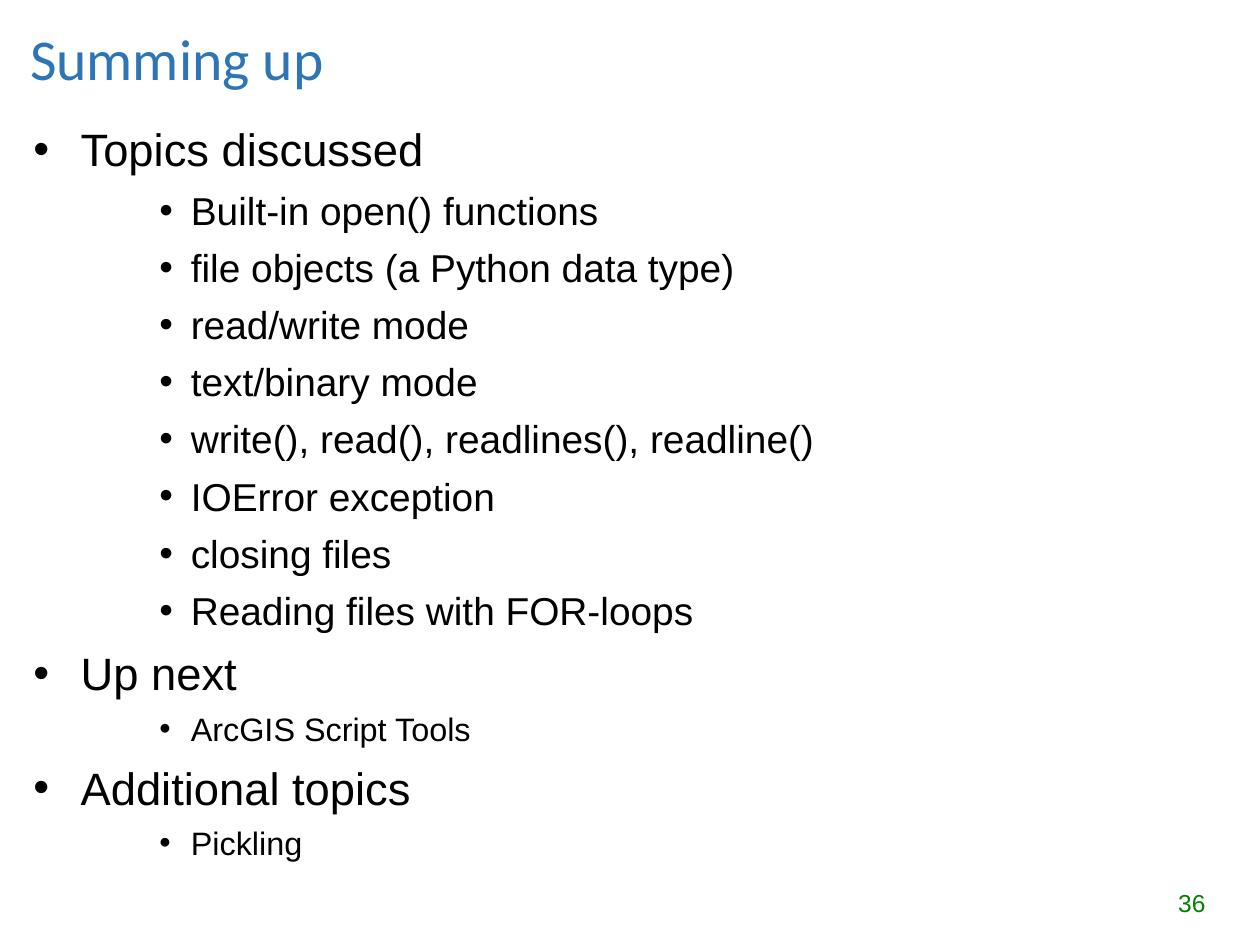
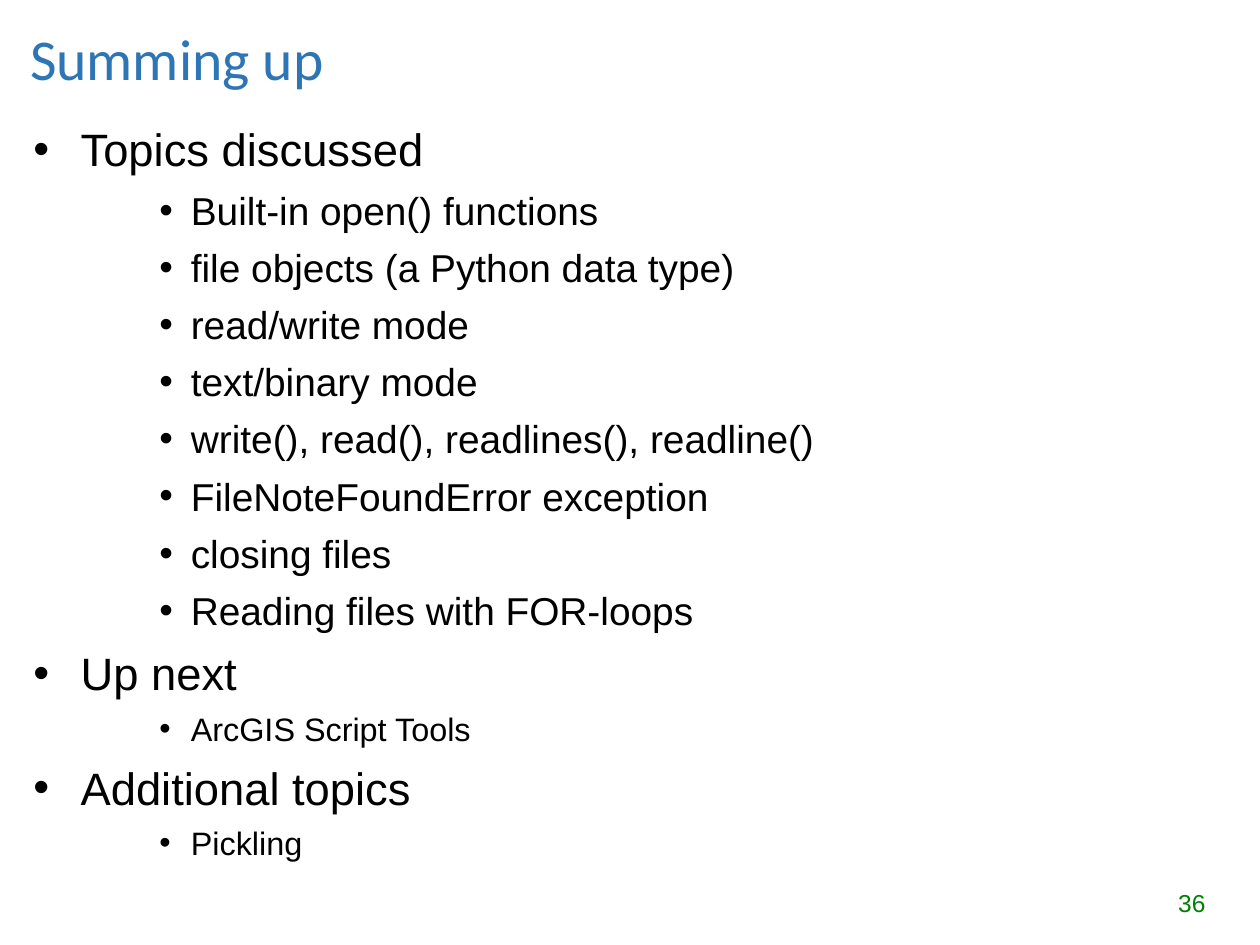
Before and after one commit to lgtateos/gis540, a slide deck: slide 36 of slides/fileIO.ppt. Drawn at 1260x945 pixels with LibreOffice and Linux fonts; fonts in the diff are those of the drawing. Boxes give left, top, right and bottom in pixels: in the first picture for what was removed or moved away, otherwise in the second. Text is boxed around its words. In the diff, an @@ line names an element or a change of style, - is before the commit and + after.

```diff
--- a/slides/fileIO.ppt
+++ b/slides/fileIO.ppt
@@ text at (x1=191, y1=483, x2=708, y2=518): text changed @@
-    • IOError exception
+    • FileNoteFoundError exception
```
Also in this commit, not shown: 5 other slides changed.
